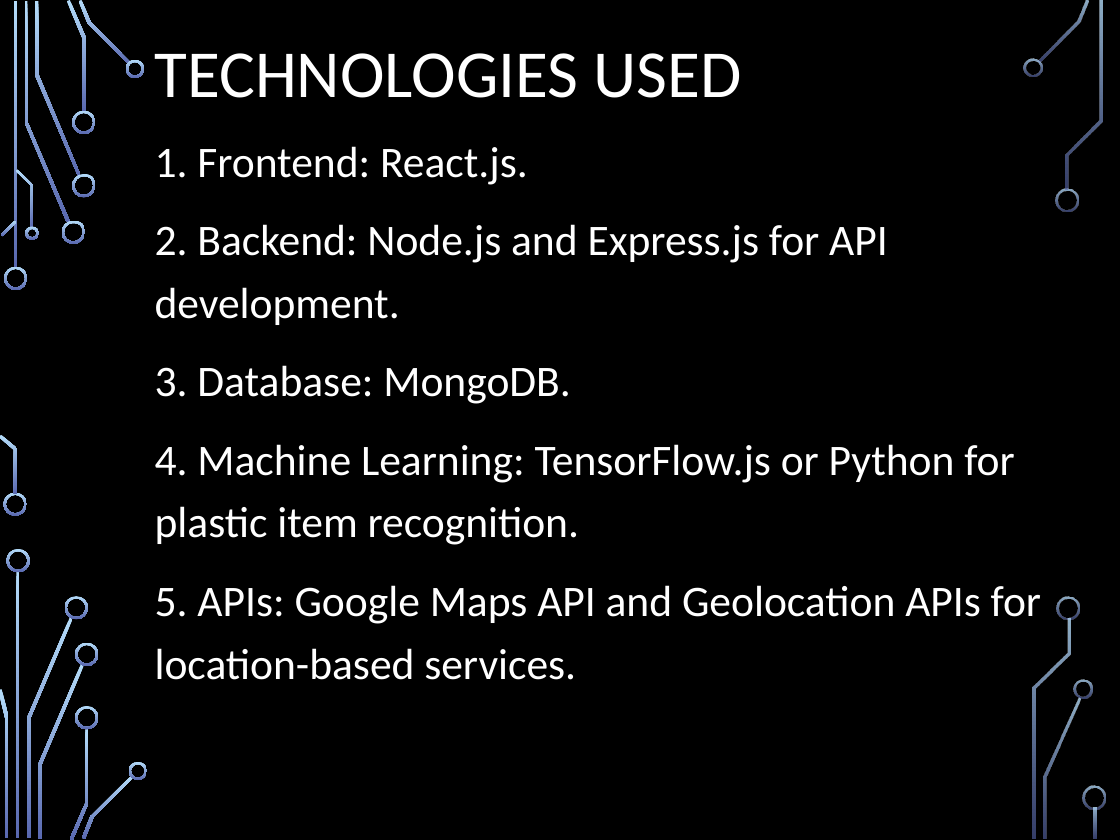
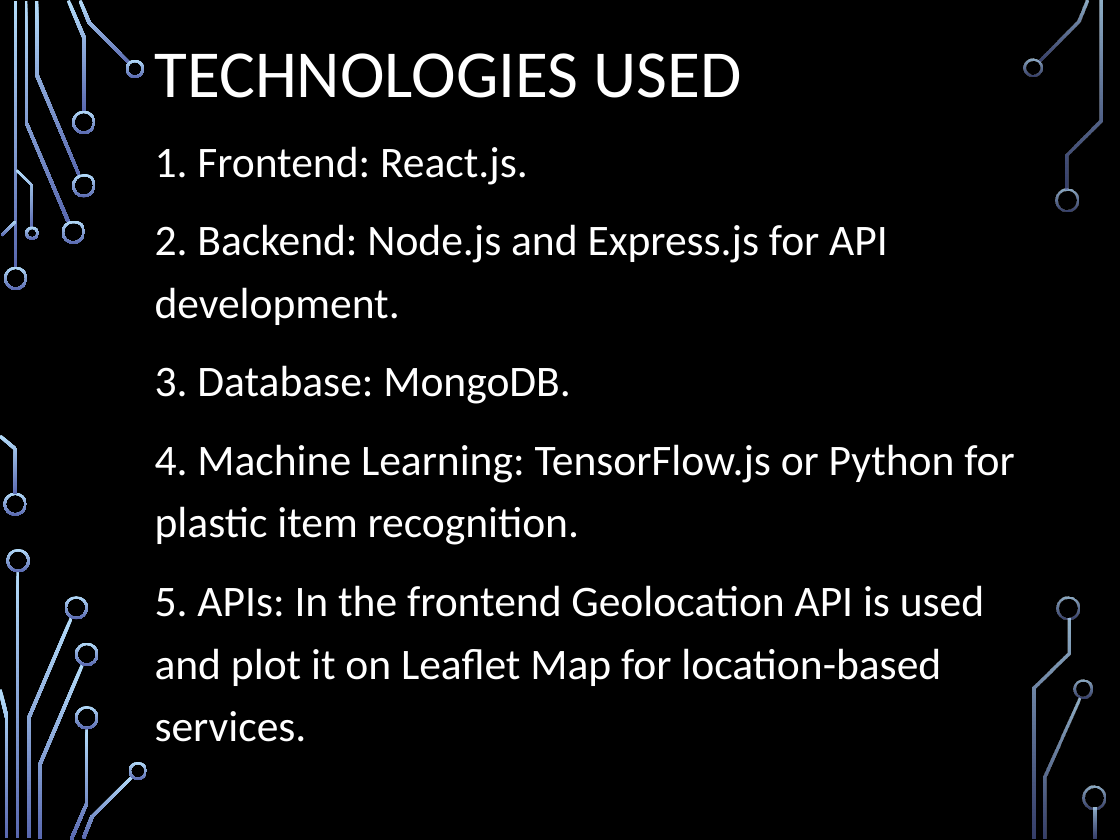
Before and after one commit to nimmyroz06/Main_project, a slide deck: slide 13 of Plastic_Waste_Calculator_Review.pptx (slide 8 before the commit). Drawn at 1120x840 pixels with LibreOffice and Linux fonts; fonts in the diff are those of the drawing; background and template pictures are left out. Boxes give left, top, right and bottom in pixels: in the first picture for what was removed or moved away, otherwise in the second. Text is boxed around its words. In the diff, an @@ line names an element or a change of style, - is before the commit and + after.

```diff
--- a/Plastic_Waste_Calculator_Review.pptx
+++ b/Plastic_Waste_Calculator_Review.pptx
@@ text at (155, 585, 984, 686): text changed @@
-5. APIs: Google Maps API and Geolocation APIs for location-based services.
+5. APIs: In the frontend Geolocation API is used and plot it on Leaflet Map for location-based services.
```
Also in this commit, not shown: 3 other slides changed, 6 slides added, 1 slide removed, 29 other files.
